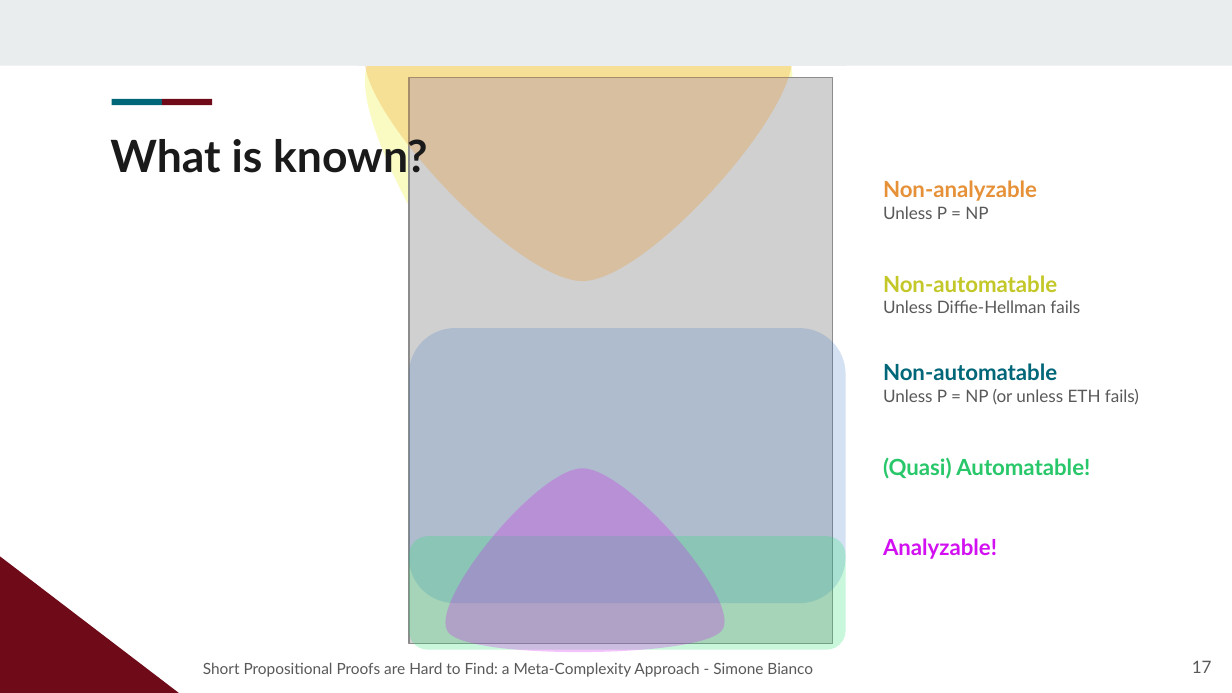
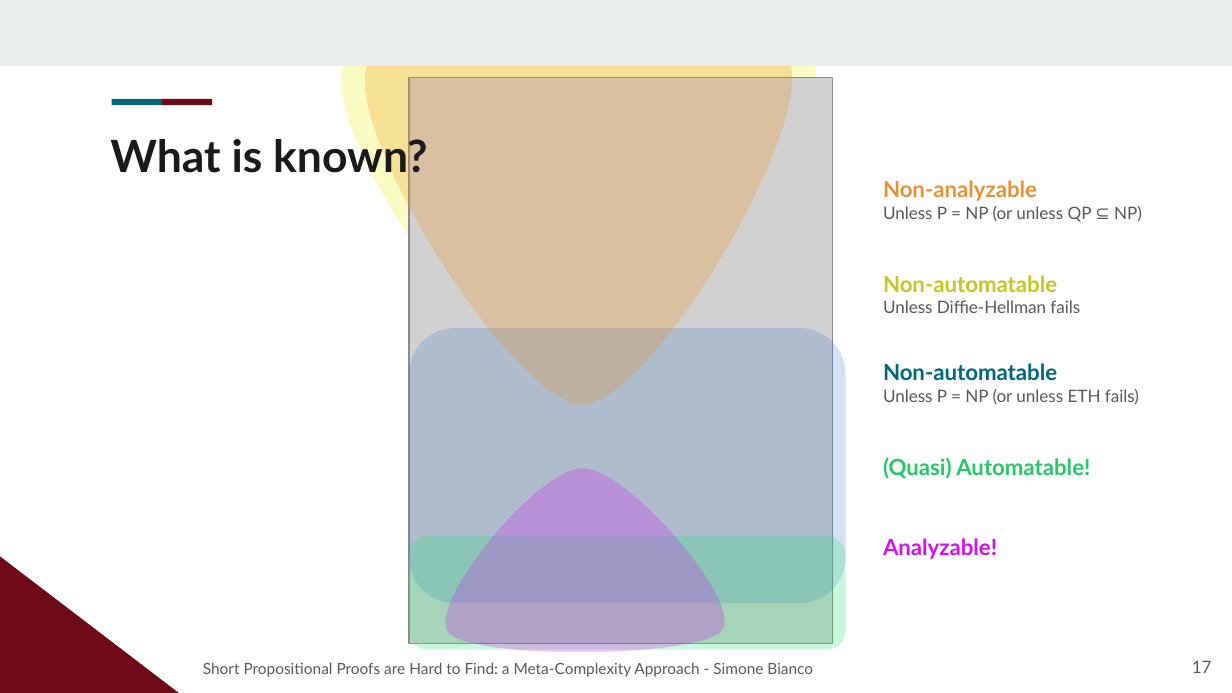
Before and after one commit to Exyss/MSc-Thesis, a slide deck: slide 17 of slides/Short Propositional Proofs are Hard to Find: a Meta-Complexity Approach.pptx. Drawn at 1232x693 pixels with LibreOffice and Linux fonts; fonts in the diff are those of the drawing; grey boxes stand for pictures; background and template pictures are left out. Boxes give left, top, right and bottom in pixels: in the first picture for what was removed or moved away, otherwise in the second. Text is boxed around its words. In the diff, an @@ line names an element or a change of style, - is before the commit and + after.

Commit message:
Updated slides

```diff
--- a/slides/Short Propositional Proofs are Hard to Find: a Meta-Complexity Approach.pptx
+++ b/slides/Short Propositional Proofs are Hard to Find: a Meta-Complexity Approach.pptx
@@ rectangle: place and size @@
-rectangle at (357, 0, 845, 65)
+rectangle at (278, 0, 846, 65)
@@ freeform shape: place and size @@
-freeform shape at (365, 16, 792, 405)
+freeform shape at (341, 16, 817, 405)
@@ freeform shape: place and size @@
-freeform shape at (365, 16, 792, 281)
+freeform shape at (365, 16, 792, 405)
@@ text at (883, 206, 1142, 222): text changed @@
-Unless P = NP
+Unless P = NP (or unless QP ⊆ NP)
```
Also in this commit, not shown: 2 other slides changed, 3 other files.
